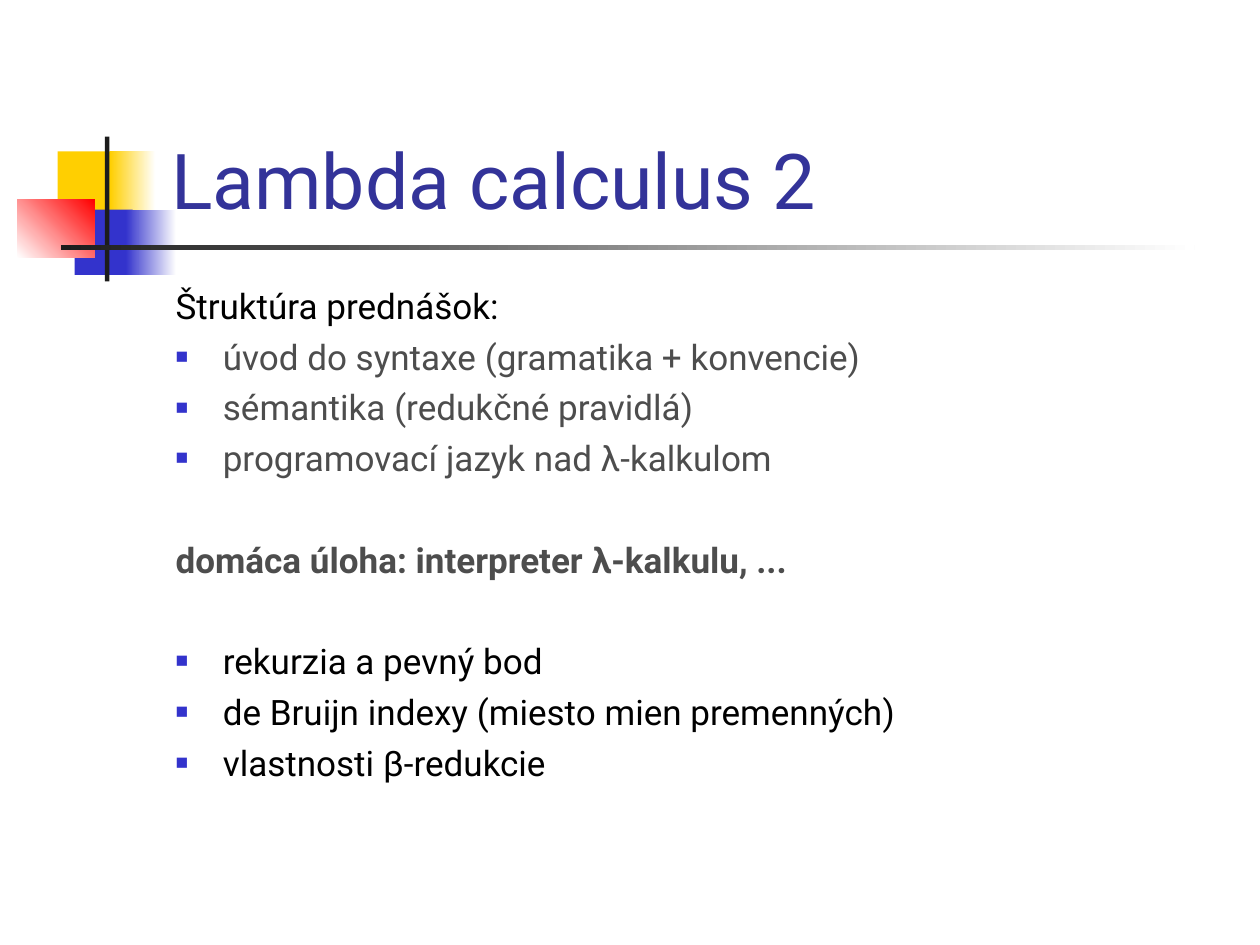
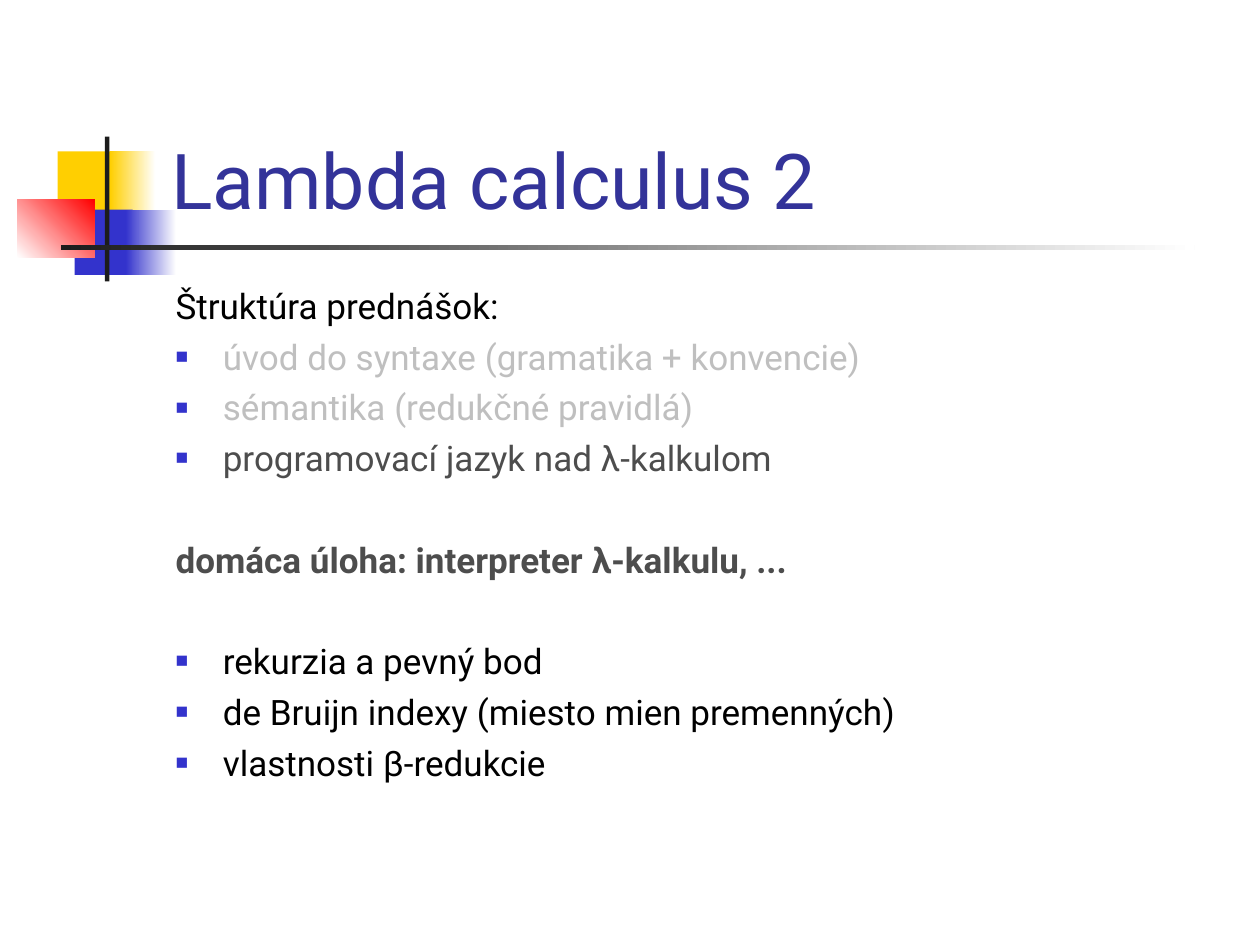
Before and after one commit to Funkcionalne/Prednasky, a slide deck: slide 1 of 06/06_fpro.ppt. Drawn at 1260x945 pixels with LibreOffice and Linux fonts; fonts in the diff are those of the drawing. Boxes give left, top, right and bottom in pixels: in the first picture for what was removed or moved away, otherwise in the second. Text is boxed around its words. In the diff, an @@ line names an element or a change of style, - is before the commit and + after.

```diff
--- a/06/06_fpro.ppt
+++ b/06/06_fpro.ppt
@@ text at (x1=223, y1=342, x2=860, y2=428): text colour #4D4D4D to #BFBFBF in "úvod do syntaxe (gramatika + konvencie)", "sémantika (redukčné pravidlá)" @@
```
Also in this commit, not shown: 11 other slides changed, 1 slide added, 2 other files.
